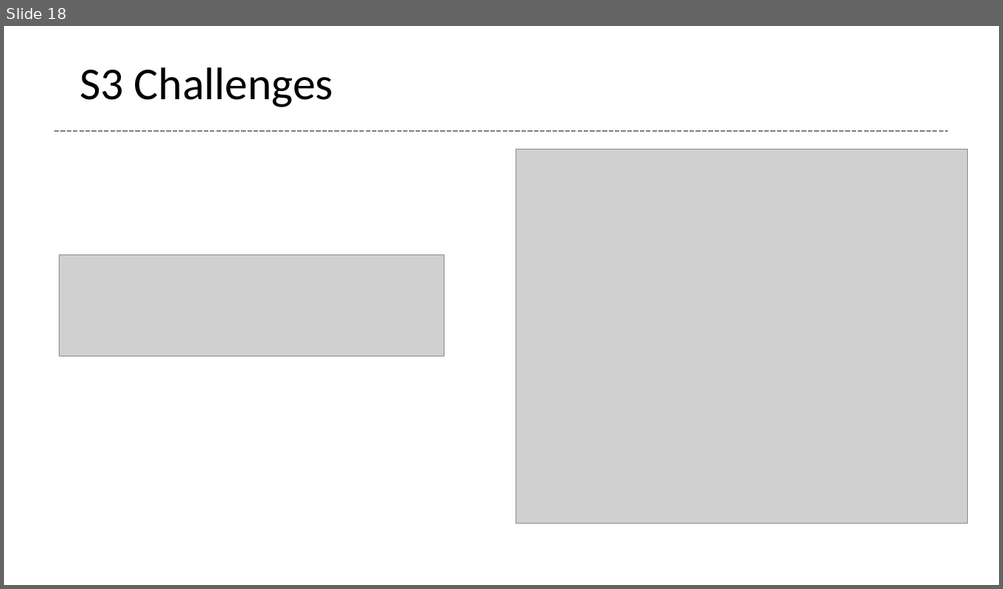
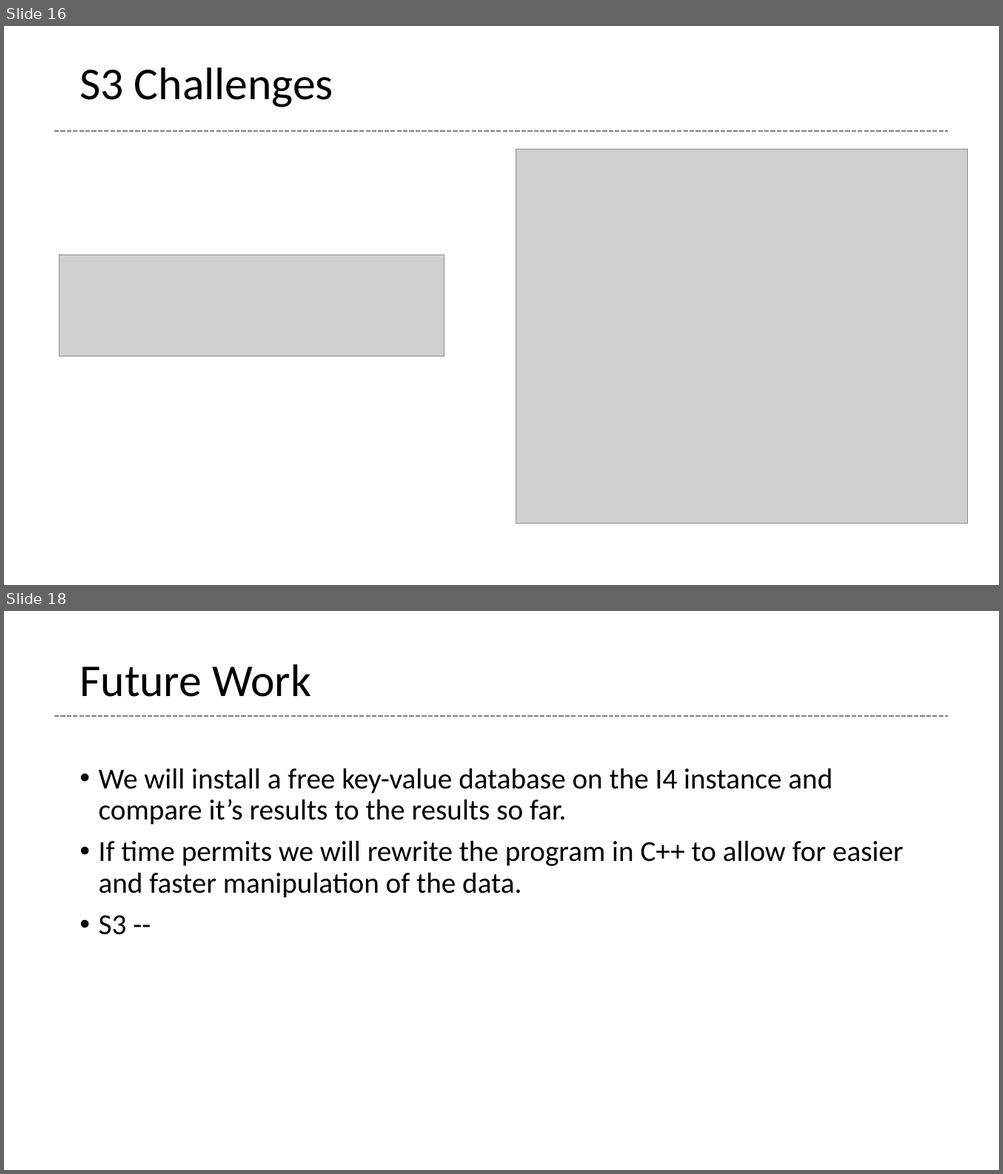
Before and after one commit to glenntu15/BuildVoterDatabase, a slide deck: Proj_presentation.pptx. Shown one above the other, each under a label of ours: slide 18 before the commit, slides 16 and 18 after it; the slides between them are not shown. The pictures are 1003x589 and 1003x1174 pixels, drawn with LibreOffice and Linux fonts; fonts in the diff are those of the drawing; grey boxes stand for pictures. Boxes give left, top, right and bottom in pixels: in the first picture for what was removed or moved away, otherwise in the second. Text is boxed around its words. In the diff, an @@ line names an element or a change of style, - is before the commit and + after.

```diff
--- a/Proj_presentation.pptx
+++ b/Proj_presentation.pptx
@@ slide 18 added at [4, 611, 999, 1170], background #FFFFFF @@
@@ title added at [79, 664, 311, 697], 44 pt, text #000000 @@
+Future Work
@@ line added from (54, 716) to (948, 716), #808080 1.5 pt dashed @@
@@ text added at [99, 768, 903, 935], 28 pt, text #000000 @@
+• We will install a free key-value database on the I4 instance and compare it’s results to the results so far.
+• If time permits we will rewrite the program in C++ to allow for easier and faster manipulation of the data.
+• S3 --
@@ what was slide 18 is now slide 16 @@
```
Also in this commit, not shown: 5 slides changed, 1 other slide added, 1 slide removed.
